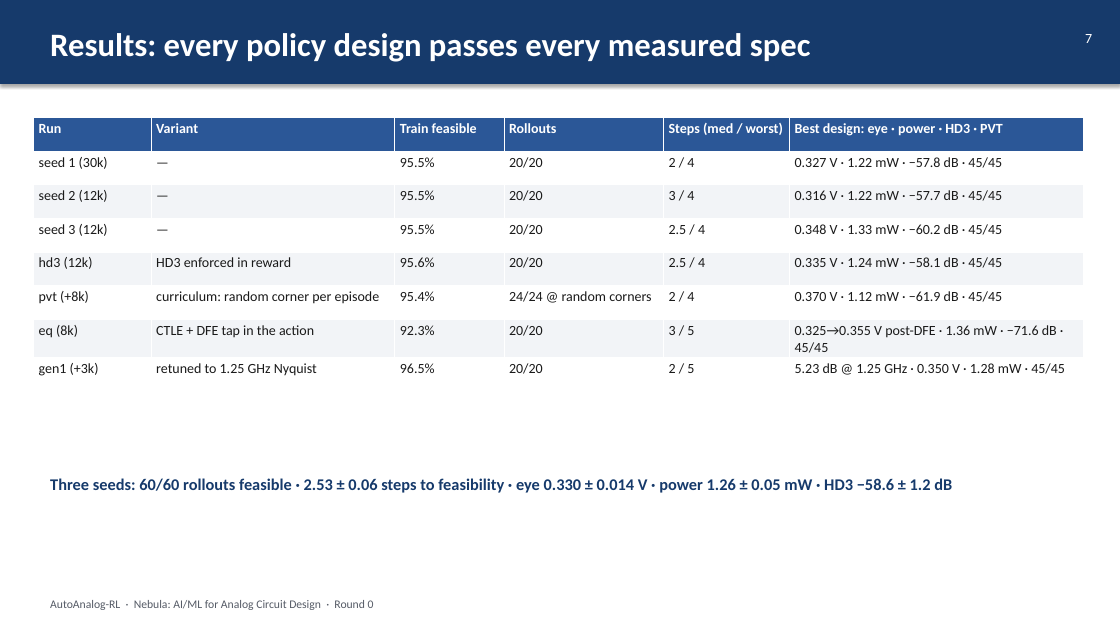
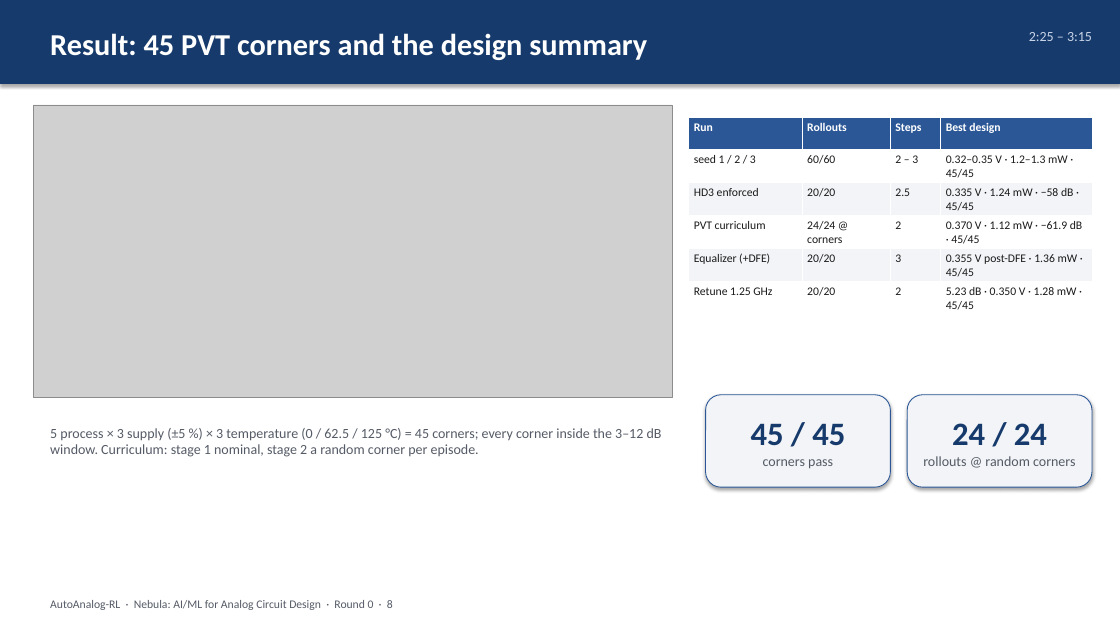
Before and after one commit to Foolish-Genius/al_nebula, a slide deck: slide 8 of docs/report/AutoAnalog-RL_deck.pptx (slide 7 before the commit). Drawn at 1120x630 pixels with LibreOffice and Linux fonts; fonts in the diff are those of the drawing; grey boxes stand for pictures. Boxes give left, top, right and bottom in pixels: in the first picture for what was removed or moved away, otherwise in the second. Text is boxed around its words. In the diff, an @@ line names an element or a change of style, - is before the commit and + after.

```diff
--- a/docs/report/AutoAnalog-RL_deck.pptx
+++ b/docs/report/AutoAnalog-RL_deck.pptx
@@ text at bbox=[50, 33, 647, 60]: text changed; size 28 to 26 pt @@
-Results: every policy design passes every measured spec
+Result: 45 PVT corners and the design summary
@@ text at bbox=[1029, 32, 1092, 41]: text changed; text colour #FFFFFF to #C8D4E8 @@
-7
+2:25 – 3:15
@@ picture added at bbox=[34, 105, 672, 397] @@
@@ table at bbox=[689, 118, 1092, 314] @@
-Run | Variant | Train feasible | Rollouts | Steps (med / worst) | Best design: eye · power · HD3 · PVT
-seed 1 (30k) | — | 95.5% | 20/20 | 2 / 4 | 0.327 V · 1.22 mW · −57.8 dB · 45/45
-seed 2 (12k) | — | 95.5% | 20/20 | 3 / 4 | 0.316 V · 1.22 mW · −57.7 dB · 45/45
-seed 3 (12k) | — | 95.5% | 20/20 | 2.5 / 4 | 0.348 V · 1.33 mW · −60.2 dB · 45/45
-hd3 (12k) | HD3 enforced in reward | 95.6% | 20/20 | 2.5 / 4 | 0.335 V · 1.24 mW · −58.1 dB · 45/45
-pvt (+8k) | curriculum: random corner per episode | 95.4% | 24/24 @ random corners | 2 / 4 | 0.370 V · 1.12 mW · −61.9 dB · 45/45
-eq (8k) | CTLE + DFE tap in the action | 92.3% | 20/20 | 3 / 5 | 0.325→0.355 V post-DFE · 1.36 mW · −71.6 dB · 45/45
-gen1 (+3k) | retuned to 1.25 GHz Nyquist | 96.5% | 20/20 | 2 / 5 | 5.23 dB @ 1.25 GHz · 0.350 V · 1.28 mW · 45/45
+Run | Rollouts | Steps | Best design
+seed 1 / 2 / 3 | 60/60 | 2 – 3 | 0.32–0.35 V · 1.2–1.3 mW · 45/45
+HD3 enforced | 20/20 | 2.5 | 0.335 V · 1.24 mW · −58 dB · 45/45
+PVT curriculum | 24/24 @ corners | 2 | 0.370 V · 1.12 mW · −61.9 dB · 45/45
+Equalizer (+DFE) | 20/20 | 3 | 0.355 V post-DFE · 1.36 mW · 45/45
+Retune 1.25 GHz | 20/20 | 2 | 5.23 dB · 0.350 V · 1.28 mW · 45/45
@@ table: place and size @@
-table at bbox=[34, 118, 1084, 386]
+table at bbox=[689, 118, 1092, 314]
@@ rounded rectangle added at bbox=[706, 395, 891, 487], fill #F2F4F7, outline #2B5797 0.75 pt, 12 pt, text #555B66 @@
+45 / 45
+corners pass
@@ rounded rectangle added at bbox=[907, 395, 1092, 487], fill #F2F4F7, outline #2B5797 0.75 pt, 12 pt, text #555B66 @@
+24 / 24
+rollouts @ random corners
@@ text added at bbox=[50, 428, 662, 457], 12 pt, text #555B66 @@
+5 process × 3 supply (±5 %) × 3 temperature (0 / 62.5 / 125 °C) = 45 corners; every corner inside the 3–12 dB window. Curriculum: stage 1 nominal, stage 2 a random corner per episode.
@@ text removed at bbox=[50, 478, 952, 493] @@
-Three seeds: 60/60 rollouts feasible · 2.53 ± 0.06 steps to feasibility · eye 0.330 ± 0.014 V · power 1.26 ± 0.05 mW · HD3 −58.6 ± 1.2 dB
@@ text at bbox=[50, 600, 393, 610]: text changed @@
-AutoAnalog-RL · Nebula: AI/ML for Analog Circuit Design · Round 0
+AutoAnalog-RL · Nebula: AI/ML for Analog Circuit Design · Round 0 · 8
```
Also in this commit, not shown: 3 other slides changed, 8 slides added, 11 slides removed, 2 other files.
